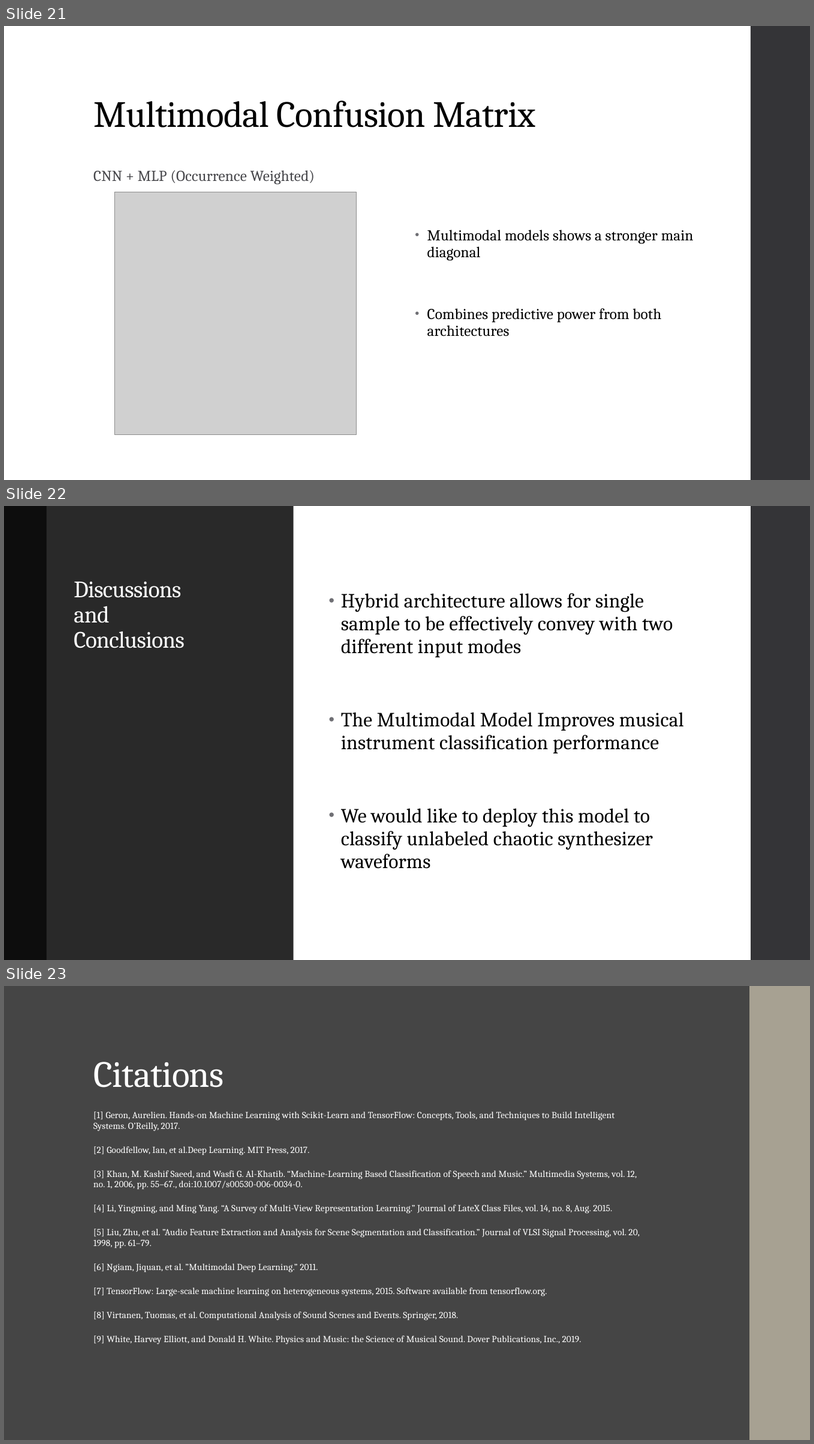
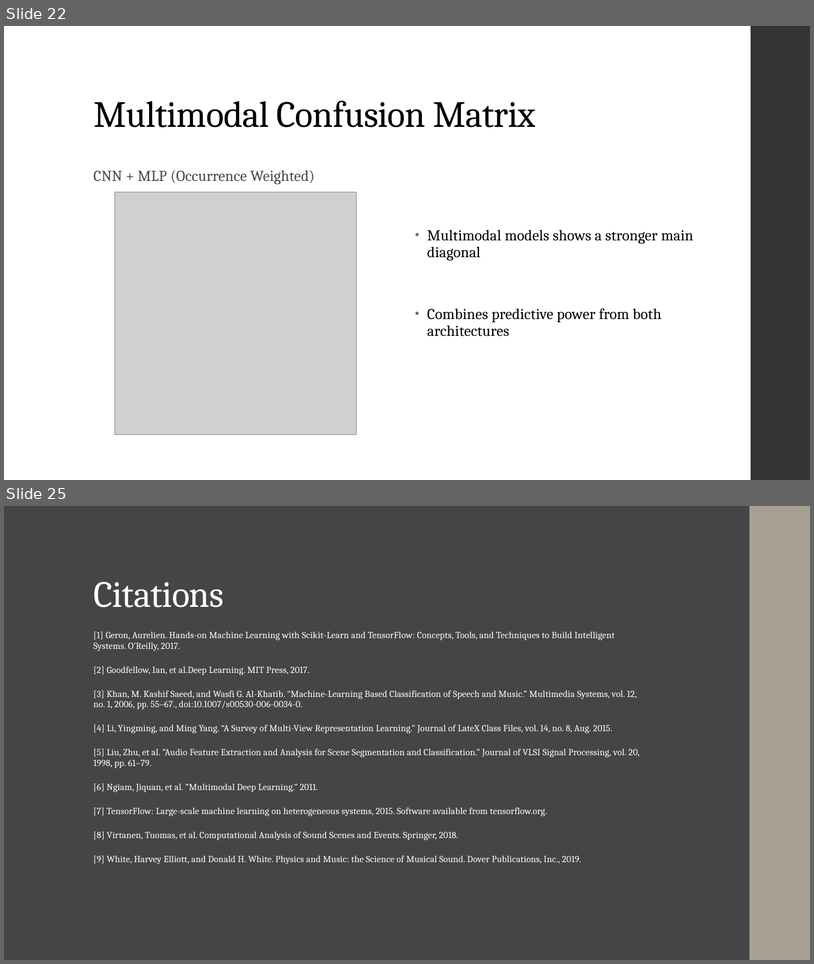
Before and after one commit to landonbuell/Buell-Senior-Thesis, a slide deck: JMMPaper/Musical Instrument Classification Using a Hybrid Neural Network BuellShortv1.pptx. Shown one above the other, each under a label of ours: slides 21, 22 and 23 before the commit, slides 22 and 25 after it; the slides between them are not shown. The pictures are 814x1444 and 814x964 pixels, drawn with LibreOffice and Linux fonts; fonts in the diff are those of the drawing; grey boxes stand for pictures. Boxes give left, top, right and bottom in pixels: in the first picture for what was removed or moved away, otherwise in the second. Text is boxed around its words. In the diff, an @@ line names an element or a change of style, - is before the commit and + after.

```diff
--- a/JMMPaper/Musical Instrument Classification Using a Hybrid Neural Network BuellShortv1.pptx
+++ b/JMMPaper/Musical Instrument Classification Using a Hybrid Neural Network BuellShortv1.pptx
@@ slide 22 removed at bbox=[4, 506, 810, 960], background #FFFFFF; not listed: 1 template element that a slide beside it also shows @@
@@ rectangle removed at bbox=[4, 506, 47, 960] @@
@@ rectangle removed at bbox=[47, 506, 294, 960] @@
@@ rectangle removed at bbox=[294, 506, 751, 960] @@
@@ title removed at bbox=[74, 582, 185, 648] @@
-Discussions
-and
-Conclusions
@@ text removed at bbox=[341, 593, 684, 868] @@
-• Hybrid architecture allows for single sample to be effectively convey with two different input modes
-• The Multimodal Model Improves musical instrument classification performance
-• We would like to deploy this model to classify unlabeled chaotic synthesizer waveforms
@@ what was slide 21 is now slide 22 @@
@@ what was slide 23 is now slide 25 @@
```
Also in this commit, not shown: 7 slides changed, 4 slides added.
